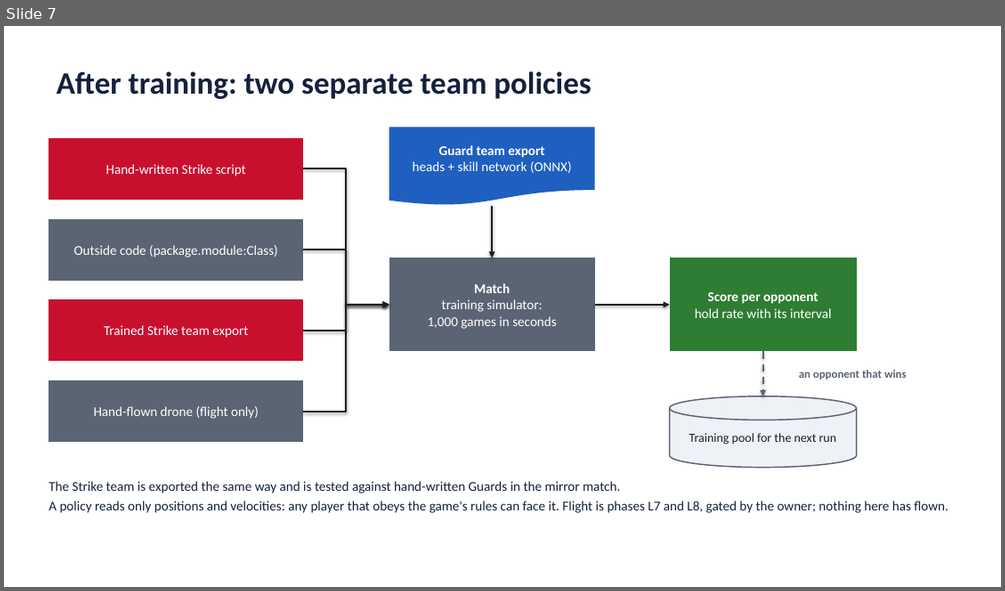
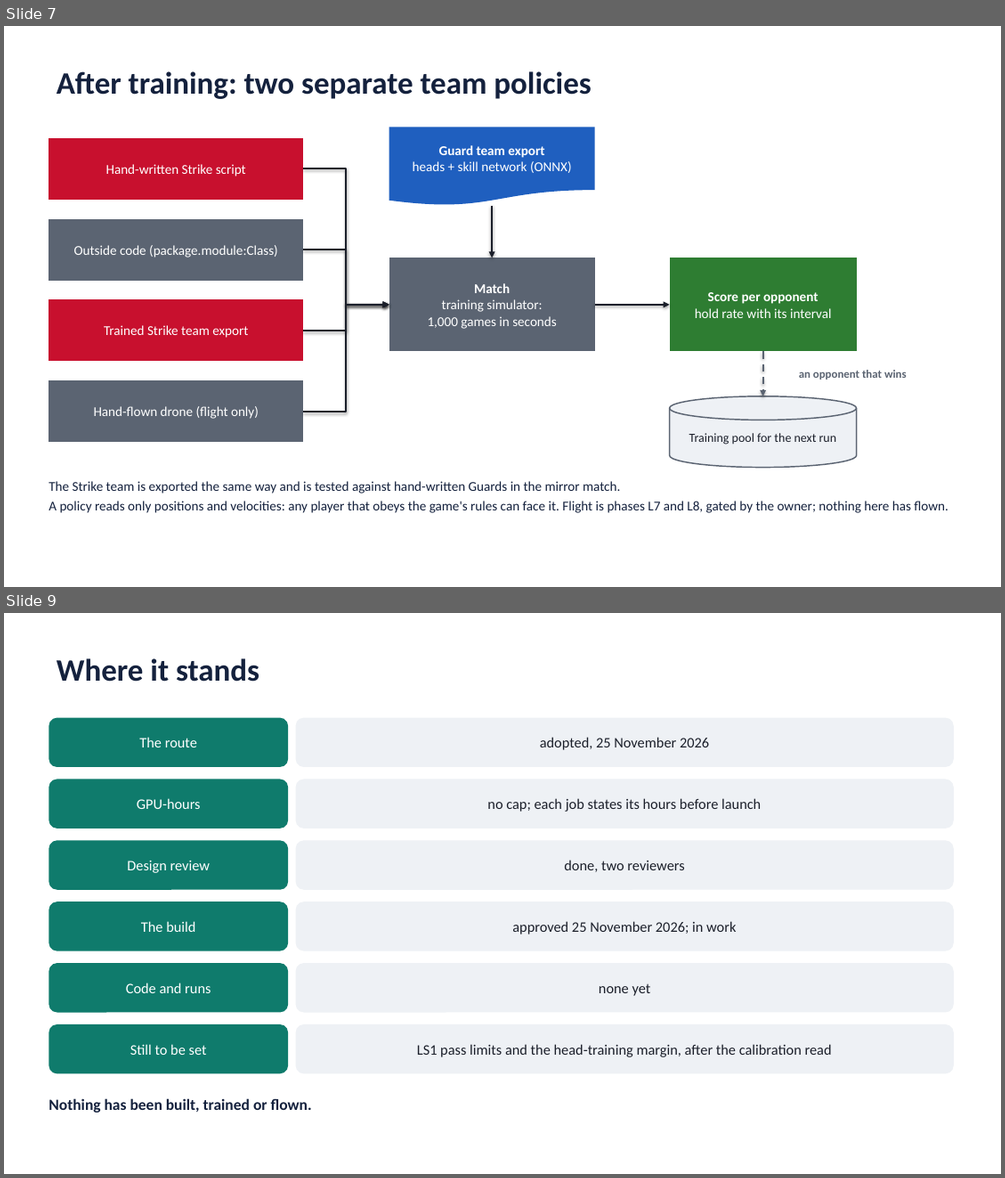
Before and after one commit to AI-DA-STC/AirStack-starling-max2, a slide deck: svg_training/ste_learning/figures/learned_skills_route.pptx. Shown one above the other, each under a label of ours: slide 7 before the commit, slides 7 and 9 after it; the slides between them are not shown. The pictures are 1005x591 and 1005x1178 pixels, drawn with LibreOffice and Linux fonts; fonts in the diff are those of the drawing. Boxes give left, top, right and bottom in pixels: in the first picture for what was removed or moved away, otherwise in the second. Text is boxed around its words. In the diff, an @@ line names an element or a change of style, - is before the commit and + after.

```diff
--- a/svg_training/ste_learning/figures/learned_skills_route.pptx
+++ b/svg_training/ste_learning/figures/learned_skills_route.pptx
@@ slide 9 added at [4,613,1001,1174], background #FFFFFF @@
@@ title added at [57,658,259,682], 30 pt, text #14213D, bold @@
+Where it stands
@@ rounded rectangle added at [48,718,288,767], fill #0F7B6C, 14 pt, text #FFFFFF @@
+The route
@@ rounded rectangle added at [296,718,954,767], fill #EEF1F5, 14 pt, text #1B1F2A @@
+adopted, 25 November 2026
@@ rounded rectangle added at [48,779,288,828], fill #0F7B6C, 14 pt, text #FFFFFF @@
+GPU-hours
@@ rounded rectangle added at [296,779,954,828], fill #EEF1F5, 14 pt, text #1B1F2A @@
+no cap; each job states its hours before launch
@@ rounded rectangle added at [48,840,288,890], fill #0F7B6C, 14 pt, text #FFFFFF @@
+Design review
@@ rounded rectangle added at [296,840,954,890], fill #EEF1F5, 14 pt, text #1B1F2A @@
+done, two reviewers
@@ rounded rectangle added at [48,901,288,951], fill #0F7B6C, 14 pt, text #FFFFFF @@
+The build
@@ rounded rectangle added at [296,901,954,951], fill #EEF1F5, 14 pt, text #1B1F2A @@
+approved 25 November 2026; in work
@@ rounded rectangle added at [48,963,288,1013], fill #0F7B6C, 14 pt, text #FFFFFF @@
+Code and runs
@@ rounded rectangle added at [296,963,954,1013], fill #EEF1F5, 14 pt, text #1B1F2A @@
+none yet
@@ rounded rectangle added at [48,1024,288,1074], fill #0F7B6C, 14 pt, text #FFFFFF @@
+Still to be set
@@ rounded rectangle added at [296,1024,954,1074], fill #EEF1F5, 14 pt, text #1B1F2A @@
+LS1 pass limits and the head-training margin, after the calibration read
@@ text added at [48,1098,312,1112], 15 pt, text #14213D, bold @@
+Nothing has been built, trained or flown.
```
Also in this commit, not shown: 3 slides changed, 2 other slides added, 1 slide removed, 5 other files.
